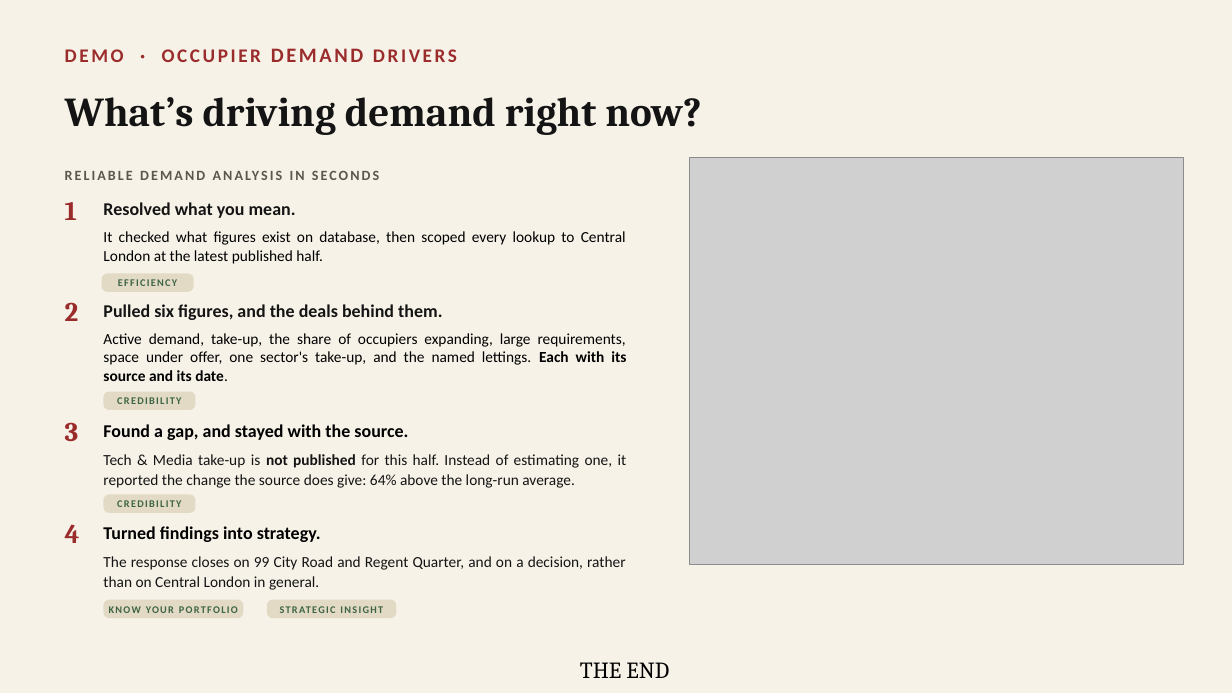
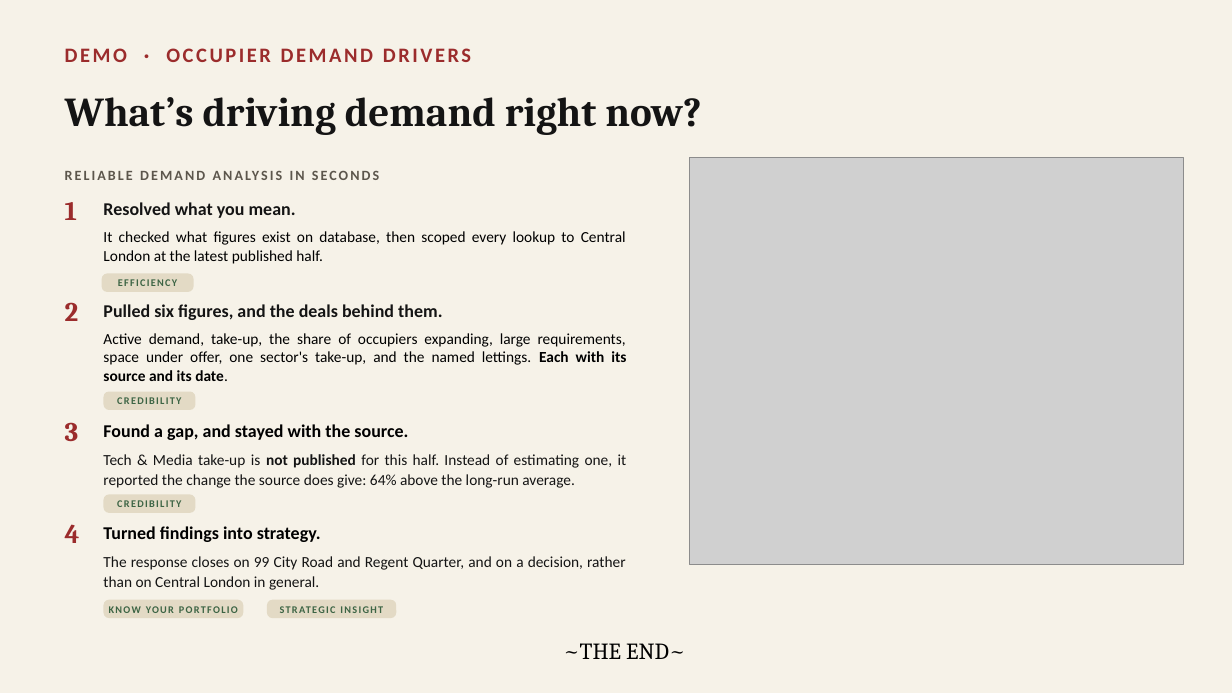
Before and after one commit to ethanlee928/cre_market_agent, a slide deck: slide 5 of slides/cre-ai-agent-system.pptx. Drawn at 1232x693 pixels with LibreOffice and Linux fonts; fonts in the diff are those of the drawing; grey boxes stand for pictures. Boxes give left, top, right and bottom in pixels: in the first picture for what was removed or moved away, otherwise in the second. Text is boxed around its words. In the diff, an @@ line names an element or a change of style, - is before the commit and + after.

```diff
--- a/slides/cre-ai-agent-system.pptx
+++ b/slides/cre-ai-agent-system.pptx
@@ text "DEMO · OCCUPIER DEMAND DRIVERS" at [65, 48, 471, 62]: size 15 to 16 pt in "DEMO · OCCUPIER DRIVERS" @@
@@ text at [563, 643, 685, 659]: text changed @@
-THE END
+~THE END~
```
Also in this commit, not shown: 3 other slides changed, 2 other files.
